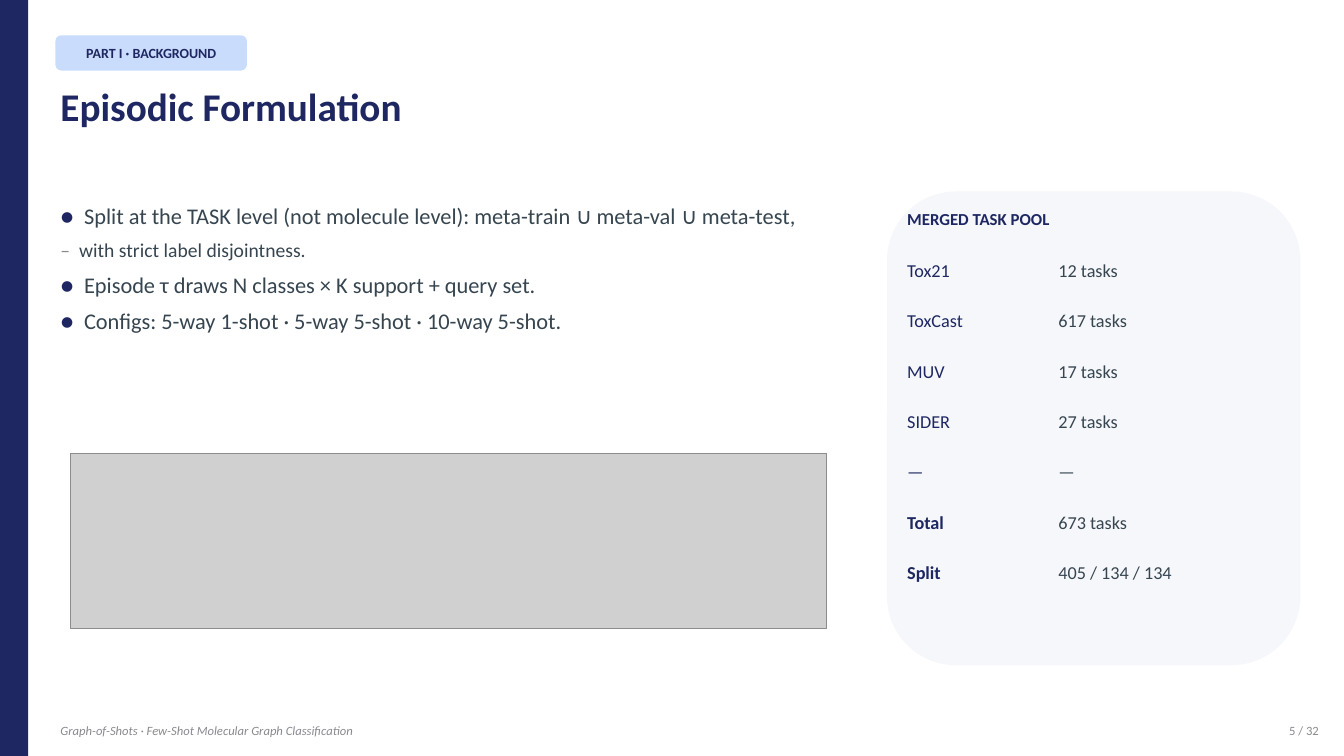
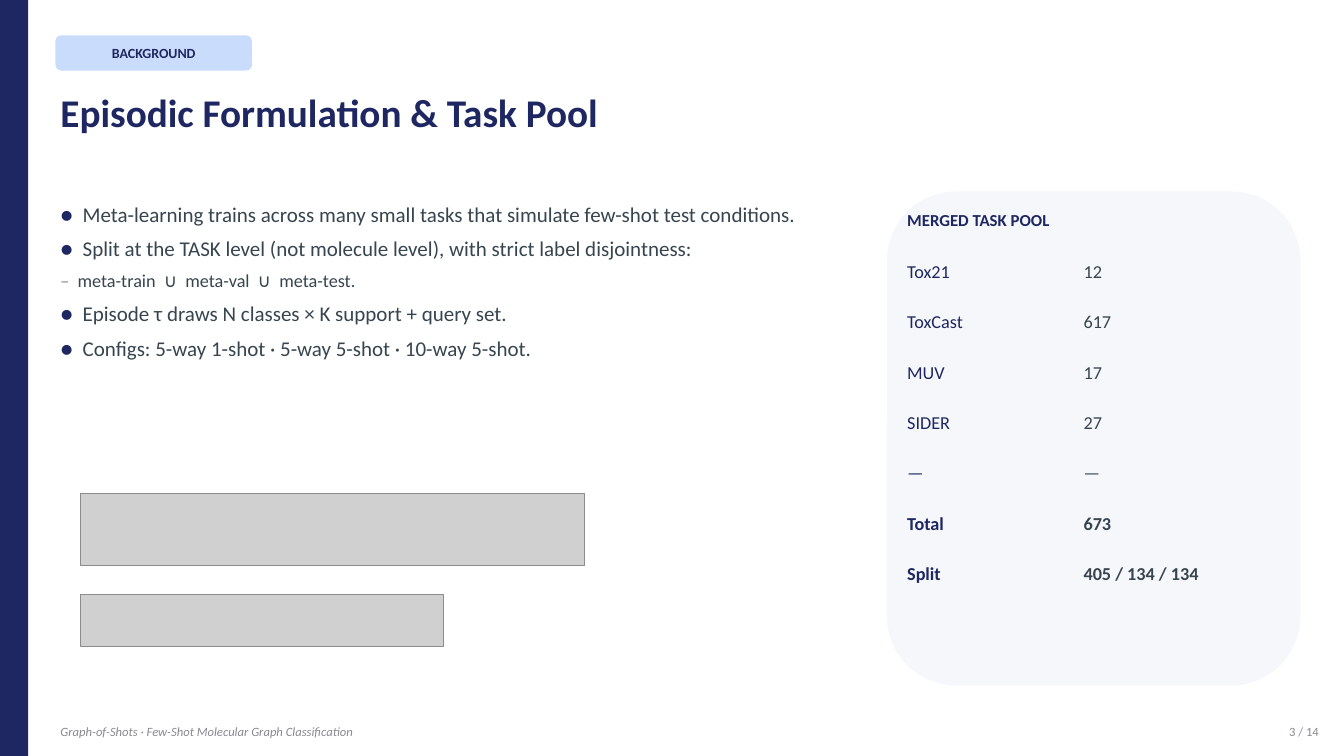
Before and after one commit to BDeMo/proj-mol, a slide deck: slide 3 of presentation/Graph-of-Shots.pptx (slide 5 before the commit). Drawn at 1344x756 pixels with LibreOffice and Linux fonts; fonts in the diff are those of the drawing; grey boxes stand for pictures. Boxes give left, top, right and bottom in pixels: in the first picture for what was removed or moved away, otherwise in the second. Text is boxed around its words. In the diff, an @@ line names an element or a change of style, - is before the commit and + after.

Commit message:
PPT: condense to 14 slides, native MS shapes, unified Calibri, split formulas
Structure (14 slides total):
  Non-experiment (8 pages):
    1  Title
    2  Motivation
    3  Episodic formulation + dataset stats
    4  Baselines (ProtoNet + FOMAML side-by-side)
    5  Problem formulation + GoS pipeline
    6  Method — encoder / affinity / meta-GNN (3-column)
    7  Prototype head pitfall + iterative refinement
    8  v2 — diagnosis + 5 modifications

  Experiments (5 pages):
    9   Main comparison
    10  Ablations
    11  Sample efficiency + training dynamics
    12  v2 new ablation suite
    13  v2 expected targets

  14 Thank you

Design changes:
  • All diagrams drawn with NATIVE MS PowerPoint shapes (rounded rects,
    ovals, arrows, connectors) — no more matplotlib diagram PNGs.
  • Each equation is its own PNG (19 individual formula images).
  • Typography: Calibri everywhere, 28pt/bold titles, 16pt body.

```diff
--- a/presentation/Graph-of-Shots.pptx
+++ b/presentation/Graph-of-Shots.pptx
@@ rounded rectangle "BACKGROUND": place and size @@
-rounded rectangle "BACKGROUND" at box(55, 35, 247, 71)
+rounded rectangle "BACKGROUND" at box(55, 35, 252, 71)
@@ text removed at box(86, 49, 217, 58) @@
-PART I · BACKGROUND
@@ text in rounded rectangle at box(112, 49, 196, 58): text added @@
+BACKGROUND
@@ text at box(60, 99, 598, 133): text changed @@
-Episodic Formulation
+Episodic Formulation & Task Pool
@@ text at box(78, 207, 795, 287): text changed; size 16 to 15 pt @@
-● Split at the TASK level (not molecule level): meta-train ∪ meta-val ∪ meta-test,
-– with strict label disjointness.
+● Meta-learning trains across many small tasks that simulate few-shot test conditions.
+● Split at the TASK level (not molecule level), with strict label disjointness:
+– meta-train ∪ meta-val ∪ meta-test.
@@ rounded rectangle: place and size @@
-rounded rectangle at box(887, 192, 1301, 665)
+rounded rectangle at box(887, 192, 1301, 686)
@@ text at box(1084, 266, 1102, 278): text changed @@
-12 tasks
+12
@@ text at box(83, 306, 531, 360): size 16 to 15 pt in "● Episode τ draws N classes × ...", "● Configs: 5-way 1-shot · 5-way 5-shot ..." @@
@@ text at box(1084, 315, 1112, 328): text changed @@
-617 tasks
+617
@@ text at box(1084, 367, 1102, 379): text changed @@
-17 tasks
+17
@@ text at box(1084, 417, 1102, 429): text changed @@
-27 tasks
+27
@@ picture removed at box(71, 454, 827, 628) @@
@@ text "—" rewrapped from box(902, 459, 1054, 494) to box(902, 459, 1084, 494) @@
@@ text "—" rewrapped from box(1054, 459, 1306, 494) to box(1079, 459, 1311, 494) @@
@@ picture added at box(81, 494, 585, 566) @@
@@ text at box(1084, 517, 1112, 530): text changed; bold on @@
-673 tasks
+673
@@ text "405 / 134 / 134": place and size @@
-text "405 / 134 / 134" at box(1058, 567, 1172, 579)
+text "405 / 134 / 134" at box(1084, 568, 1199, 580)
@@ text "405 / 134 / 134" at box(1084, 568, 1199, 580): bold on @@
@@ picture added at box(81, 595, 444, 646) @@
@@ text at box(1289, 728, 1319, 736): text changed @@
-5 / 32
+3 / 14
```
Also in this commit, not shown: 8 other slides changed, 3 slides added, 21 slides removed, 35 other files.
